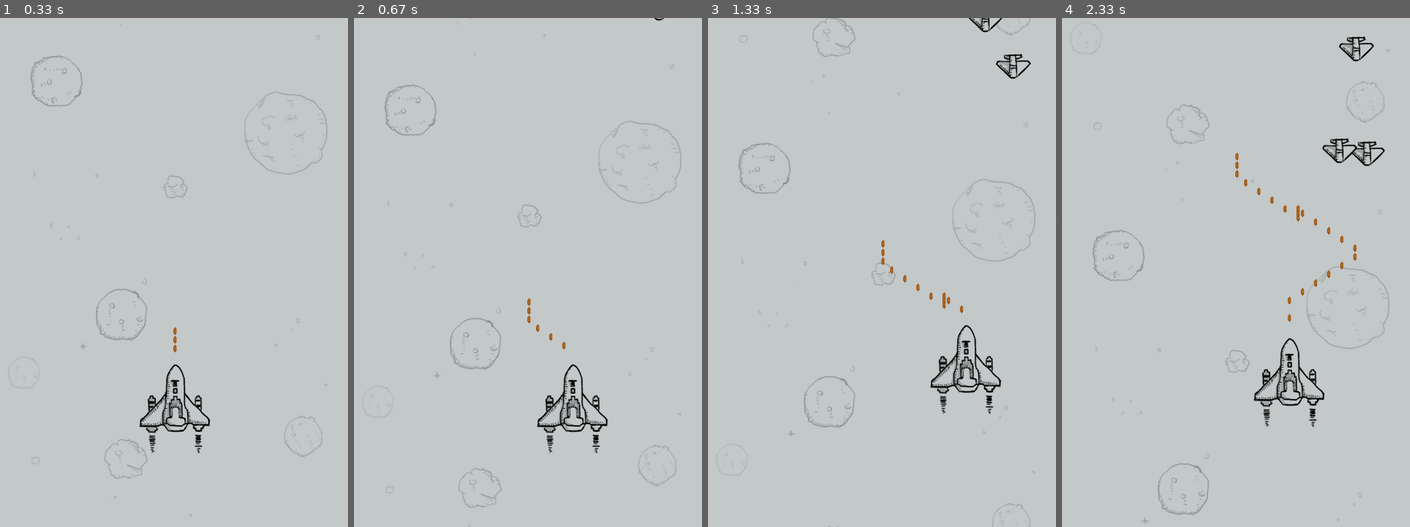
Above: before the commit, frames 1-4 (left to right).
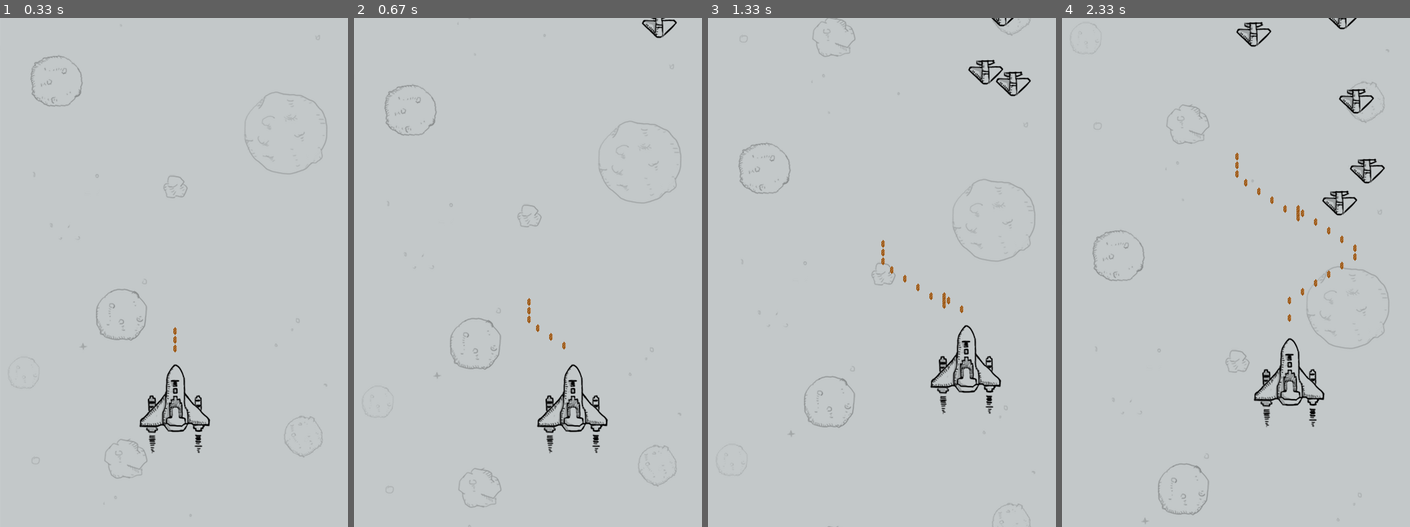
Above: after the commit, the same moments.

Repository: AlvinWong2018/PlaneFightGame-pygame
Game: pygame game, started from plane_main.py
Same seed, same stepped clock (60 frames per second), same inputs: the game is played once before the commit and once after it.
Inputs:
- Up to frame 1 (0.33 s): no input
- Up to frame 2 (0.67 s): hold Right from 0.33 s (still down)
- Up to frame 3 (1.33 s): release Right at 0.8 s; hold Up 0.83-1.13 s; hold Right from 1.17 s (still down)
- Up to frame 4 (2.33 s): release Right at 1.63 s; hold Left 1.67-2.2 s; hold Down from 2.23 s (still down)

Frame 1 is identical in both runs. In frame 2, 0.2% of the frame differs, in the area x 82-93%, y 0-4%; in frame 3, 0.7%; in frame 4, 1.5%, in the area x 50-93%, y 0-39%.

Commit message:
define move_speed

Diff:
--- a/plane_main.py
+++ b/plane_main.py
@@ -9,7 +9,7 @@
         self.clock = pygame.time.Clock()
         self.__create_sprites()
 
-        pygame.time.set_timer(CREATE_ENEMY_EVENT, 600)
+        pygame.time.set_timer(CREATE_ENEMY_EVENT, 400)
         pygame.time.set_timer(HERO_FIRE_EVENT, 100)
 
     def __create_sprites(self):
@@ -34,16 +34,16 @@
 
         keys_pressed = pygame.key.get_pressed()
         if keys_pressed[pygame.K_RIGHT]:
-            self.hero.rect.x += 3
+            self.hero.rect.x += MOVE_SPEED
 
         elif keys_pressed[pygame.K_LEFT]:
-            self.hero.rect.x -= 3
+            self.hero.rect.x -= MOVE_SPEED
 
         elif keys_pressed[pygame.K_UP]:
-            self.hero.rect.y -= 3
+            self.hero.rect.y -= MOVE_SPEED
 
         elif keys_pressed[pygame.K_DOWN]:
-            self.hero.rect.y += 3
+            self.hero.rect.y += MOVE_SPEED
 
         else:
             self.hero.speed = 0
--- a/plane_sprites.py
+++ b/plane_sprites.py
@@ -9,6 +9,9 @@
 CREATE_ENEMY_EVENT = pygame.USEREVENT
 # 英雄发射子弹事件
 HERO_FIRE_EVENT = pygame.USEREVENT + 1
+# 移动速度
+MOVE_SPEED = 3
+
 
 class GameSprite(pygame.sprite.Sprite):
     """Plane War Game Sprite"""
